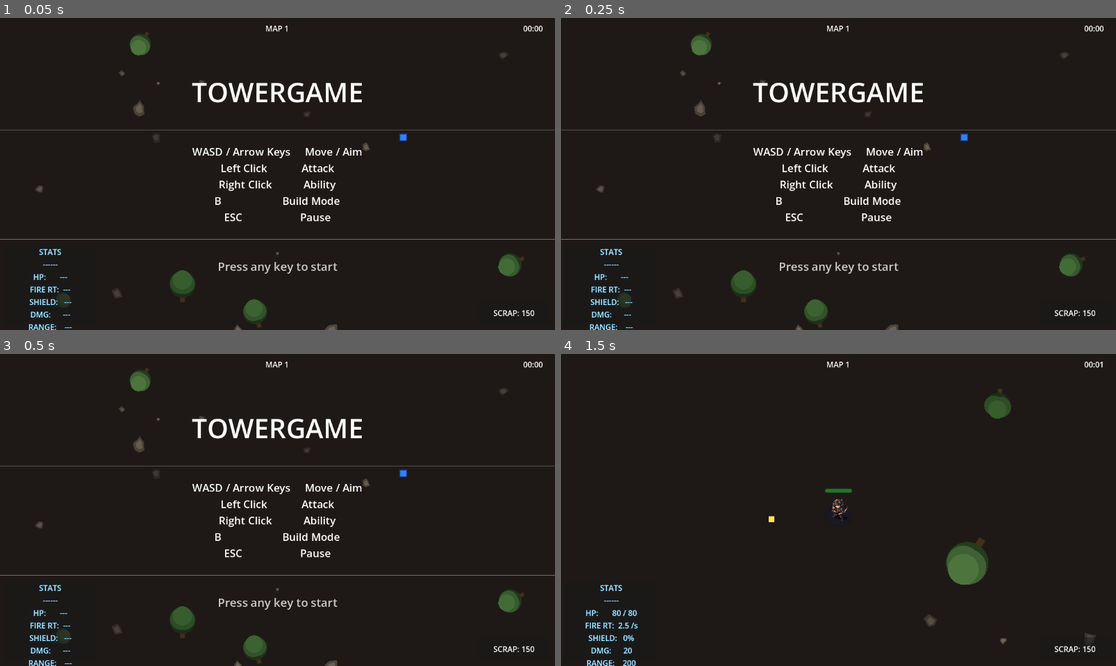
Above: before the commit, frames 1-4 (two rows, left to right).
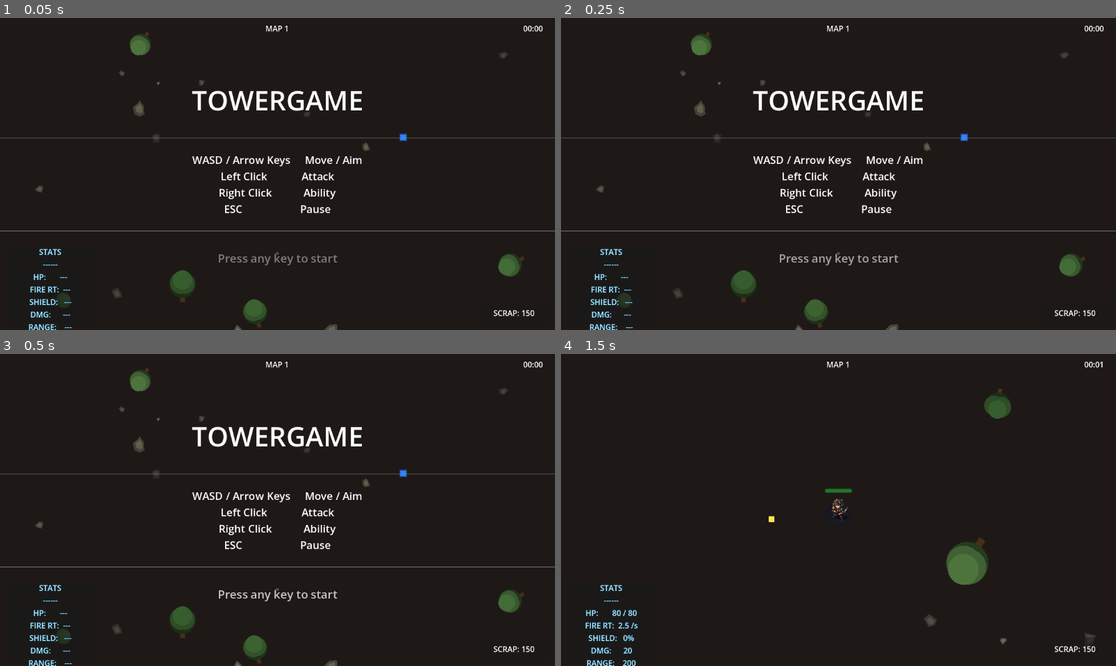
Above: after the commit, the same moments.

Repository: JakeForReal/towergame
Game: Godot game, scene res://scenes/MainScene.tscn
Two runs of this game, one before a commit and one after it. Both use one fixed random seed, a clock stepped at 60 frames per second and the inputs below.
Inputs (mouse positions are in pixels of both pictures, inside the frame that each line leads up to):
- Up to frame 1 (0.05 s): no input
- Up to frame 2 (0.25 s): no input
- Up to frame 3 (0.5 s): no input
- Up to frame 4 (1.5 s): tap Enter (ui_accept) at 0.5, 0.77 s; move the mouse to (960, 494) at 0.52 s; hold D (move_right) 0.53-1.25 s; tap Down (aim_down) at 0.6 s; click (960, 494) at 0.67 s; drag from (727, 525) to (838, 510) at 1.27 s

The runs differ from the first frame. In frame 1, 4.6% of the frame differs, in the area x 0-100%, y 20-82%; in frame 2, 4.6%; in frame 3, 4.6%; in frame 4, nothing differs.

Commit message:
Remove B Build Mode from controls list, fix prompt blink to use alpha fade

Diff:
--- a/scenes/StartScreen.tscn
+++ b/scenes/StartScreen.tscn
@@ -52,7 +52,6 @@
 text = "WASD / Arrow Keys     Move / Aim
 Left Click            Attack
 Right Click           Ability
-B                     Build Mode
 ESC                    Pause"
 horizontal_alignment = 1
 
--- a/scripts/StartScreen.gd
+++ b/scripts/StartScreen.gd
@@ -6,20 +6,15 @@
 
 var _started := false
 var _blink_timer := 0.0
-var _prompt_visible := true
 
 @onready var _prompt_label: Label = $CanvasLayer/VBox/PromptLabel
 
-func _ready() -> void:
-	_blink_timer = 0.0
-	_prompt_visible = true
-
 func _process(delta: float) -> void:
-	_blink_timer += delta
-	if _blink_timer >= 0.6:
-		_blink_timer = 0.0
-		_prompt_visible = not _prompt_visible
-		_prompt_label.visible = _prompt_visible
+	if _started:
+		return
+	_blink_timer += delta * 2.5
+	var alpha := (sin(_blink_timer) + 1.0) * 0.5
+	_prompt_label.modulate.a = alpha
 
 func _unhandled_input(event: InputEvent) -> void:
 	if _started:
